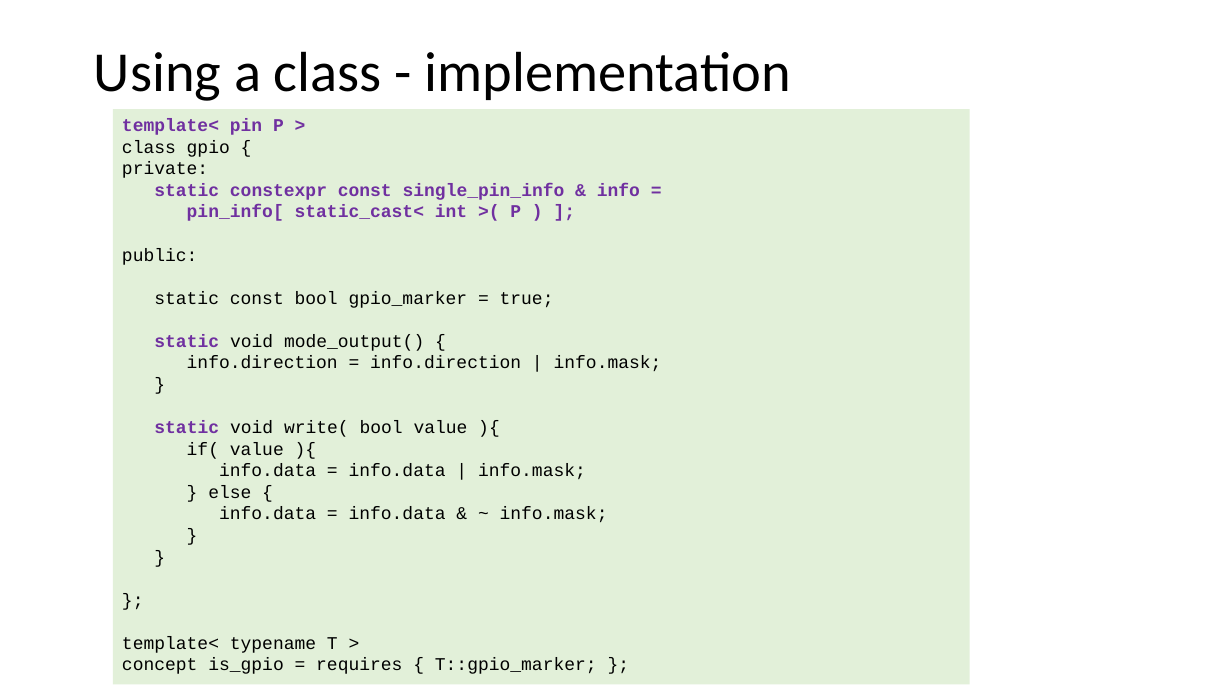
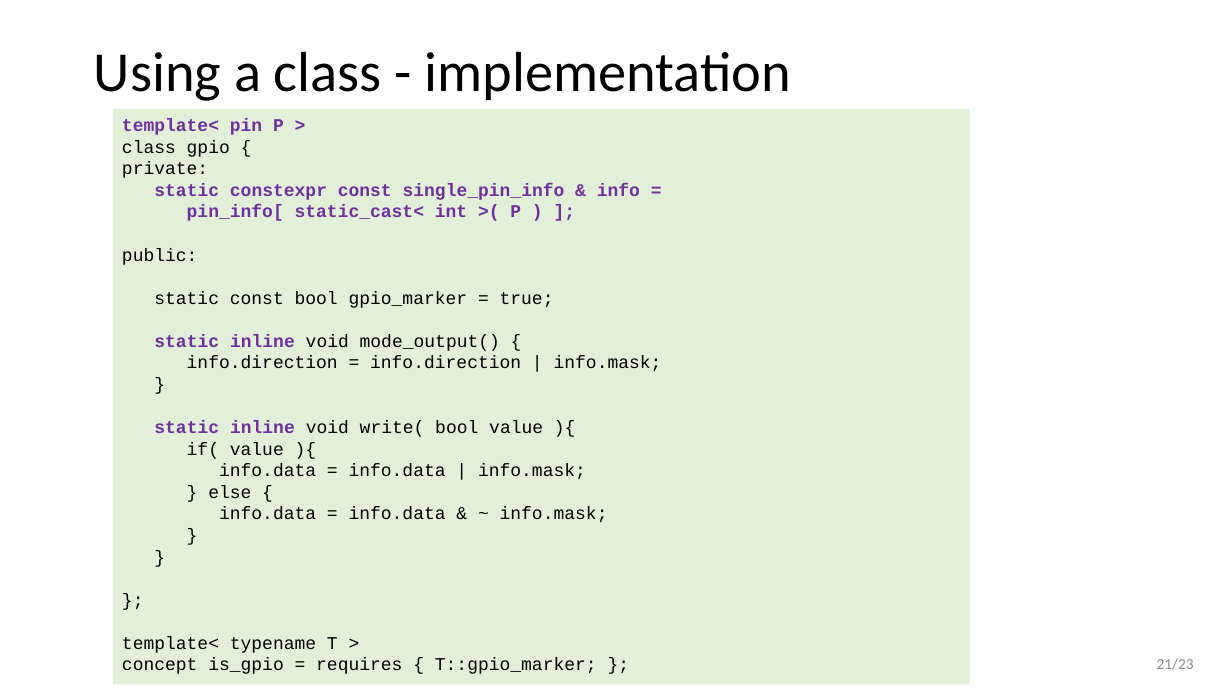
Before and after one commit to wovo/talk-gpio-abstractions, a slide deck: slide 21 of powerpoint/gpio-abstractions.pptx. Drawn at 1232x693 pixels with LibreOffice and Linux fonts; fonts in the diff are those of the drawing. Boxes give left, top, right and bottom in pixels: in the first picture for what was removed or moved away, otherwise in the second. Text is boxed around its words. In the diff, an @@ line names an element or a change of style, - is before the commit and + after.

```diff
--- a/powerpoint/gpio-abstractions.pptx
+++ b/powerpoint/gpio-abstractions.pptx
@@ text in rectangle at box(154, 334, 500, 351): text changed @@
-static void mode_output() {
+static inline void mode_output() {
@@ text in rectangle at box(154, 421, 543, 437): text changed @@
-static void write( bool value ){
+static inline void write( bool value ){
@@ page number added at box(1157, 658, 1194, 670), 12 pt, text #8C8C8C @@
+21/23
```
Also in this commit, not shown: 22 other slides changed, 2 other files.
